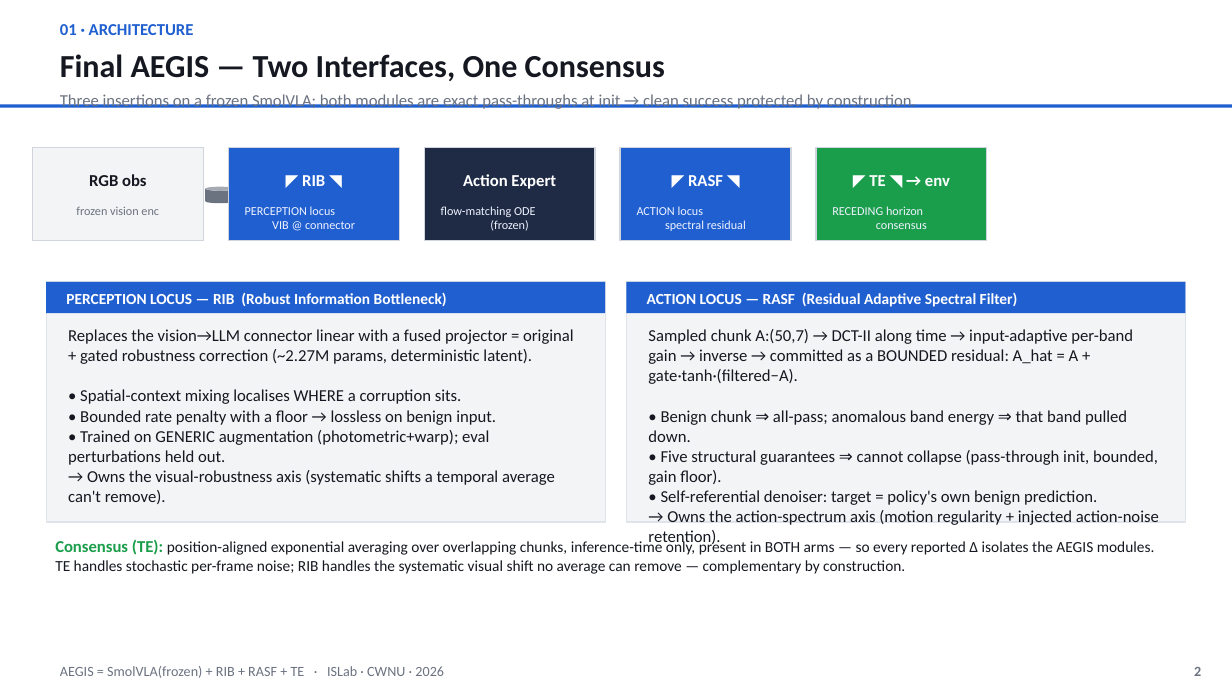
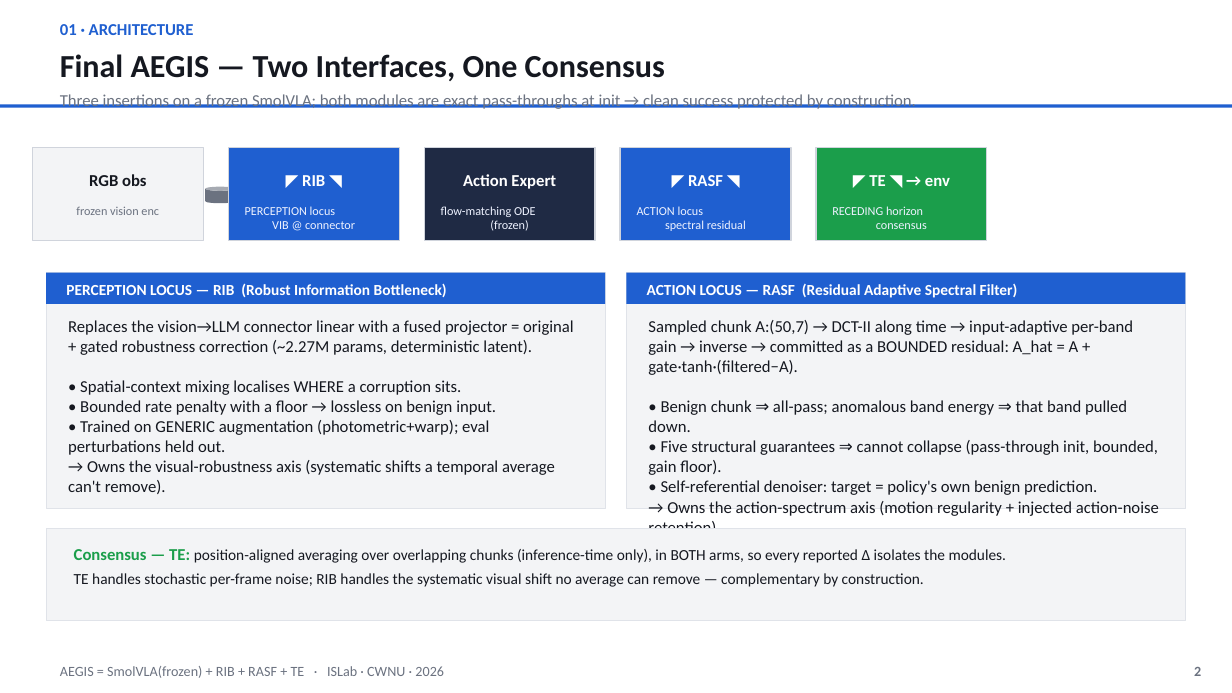
Before and after one commit to A20archi/aegis, a slide deck: slide 2 of sib_vla/presentation/AEGIS_results.pptx. Drawn at 1232x693 pixels with LibreOffice and Linux fonts; fonts in the diff are those of the drawing. Boxes give left, top, right and bottom in pixels: in the first picture for what was removed or moved away, otherwise in the second. Text is boxed around its words. In the diff, an @@ line names an element or a change of style, - is before the commit and + after.

```diff
--- a/sib_vla/presentation/AEGIS_results.pptx
+++ b/sib_vla/presentation/AEGIS_results.pptx
@@ rectangle: place and size @@
-rectangle at bbox=[46, 282, 605, 522]
+rectangle at bbox=[46, 273, 605, 508]
@@ 2 texts, 2 rectangles: place and size @@
-2 texts, 2 rectangles at bbox=[46, 282, 1186, 313]
+2 texts, 2 rectangles at bbox=[46, 273, 1186, 304]
@@ rectangle: place and size @@
-rectangle at bbox=[627, 282, 1186, 522]
+rectangle at bbox=[627, 273, 1186, 508]
@@ text "Replaces the vision→LLM connector linear ...": place and size @@
-text "Replaces the vision→LLM connector linear ..." at bbox=[68, 329, 574, 504]
+text "Replaces the vision→LLM connector linear ..." at bbox=[68, 320, 574, 494]
@@ text "Sampled chunk A:(50,7) → DCT-II ..." rewrapped from bbox=[648, 329, 1159, 525] to bbox=[648, 320, 1159, 528] @@
@@ rectangle added at bbox=[46, 529, 1186, 621], fill #F3F4F6, outline #E0E3E9 1 pt @@
@@ text at bbox=[74, 549, 1007, 587]: text changed @@
-Consensus (TE): position-aligned exponential averaging over overlapping chunks, inference-time only, present in BOTH arms — so every reported Δ isolates the AEGIS modules. TE handles stochastic per-frame noise; RIB handles the systematic visual shift no average can remove — complementary by construction.
+Consensus — TE: position-aligned averaging over overlapping chunks (inference-time only), in BOTH arms, so every reported Δ isolates the modules.
+TE handles stochastic per-frame noise; RIB handles the systematic visual shift no average can remove — complementary by construction.
```
Also in this commit, not shown: 2 other slides changed, 5 other files.
